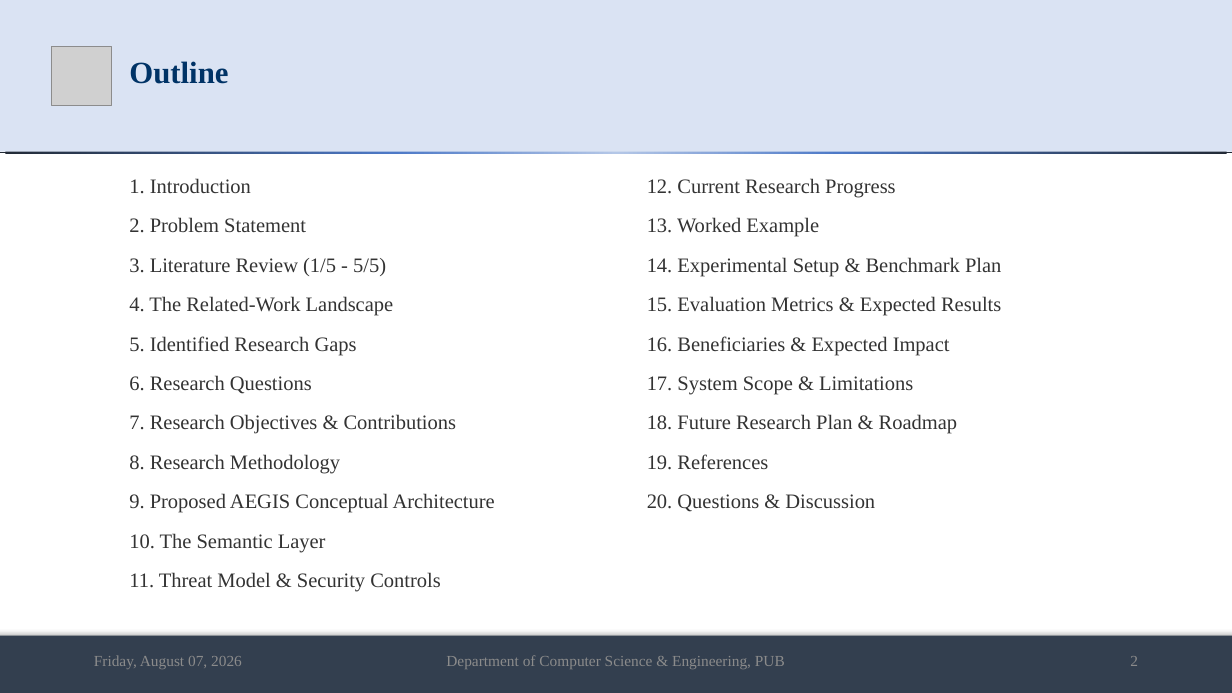
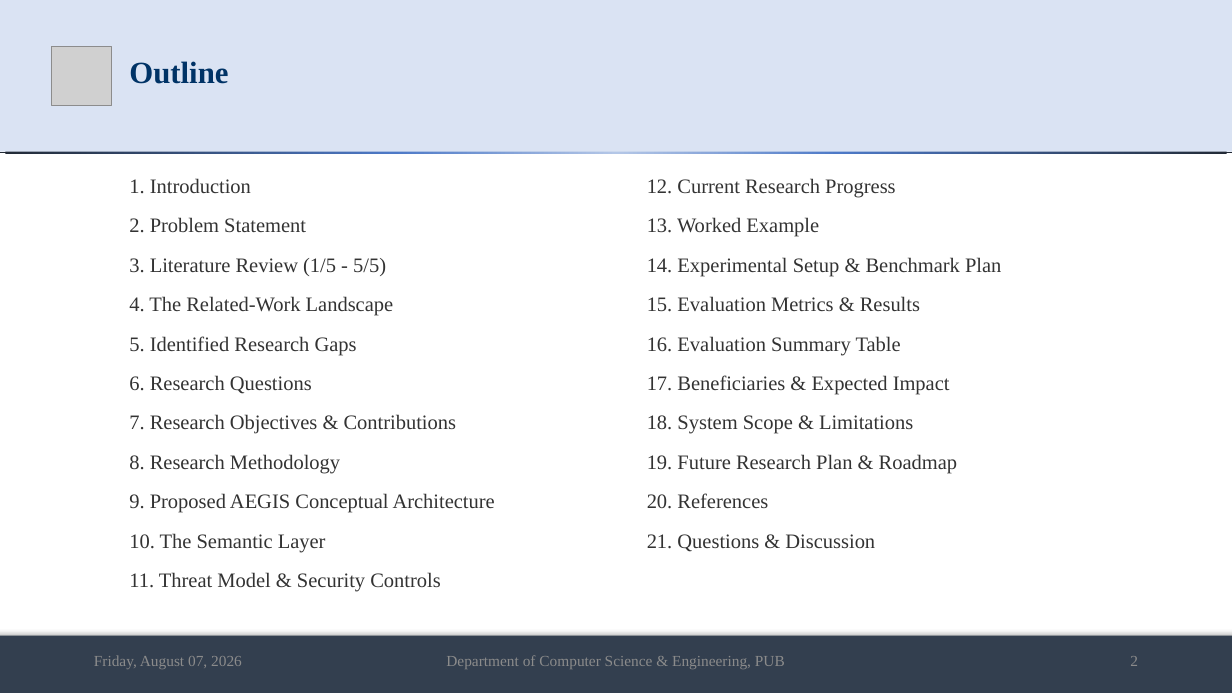
Before and after one commit to md-riaz/AEGIS-Research, a slide deck: slide 2 of docs/scripts/Md_Riaz_Mid_Defense_Final_0322310105101024.pptx. Drawn at 1232x693 pixels with LibreOffice and Linux fonts; fonts in the diff are those of the drawing; grey boxes stand for pictures. Boxes give left, top, right and bottom in pixels: in the first picture for what was removed or moved away, otherwise in the second. Text is boxed around its words. In the diff, an @@ line names an element or a change of style, - is before the commit and + after.

```diff
--- a/docs/scripts/Md_Riaz_Mid_Defense_Final_0322310105101024.pptx
+++ b/docs/scripts/Md_Riaz_Mid_Defense_Final_0322310105101024.pptx
@@ text at bbox=[647, 296, 957, 552]: text changed @@
-15. Evaluation Metrics & Expected Results
-16. Beneficiaries & Expected Impact
-17. System Scope & Limitations
-18. Future Research Plan & Roadmap
-19. References
-20. Questions & Discussion
+15. Evaluation Metrics & Results
+16. Evaluation Summary Table
+17. Beneficiaries & Expected Impact
+18. System Scope & Limitations
+19. Future Research Plan & Roadmap
+20. References
+21. Questions & Discussion
```
Also in this commit, not shown: 4 other files.
